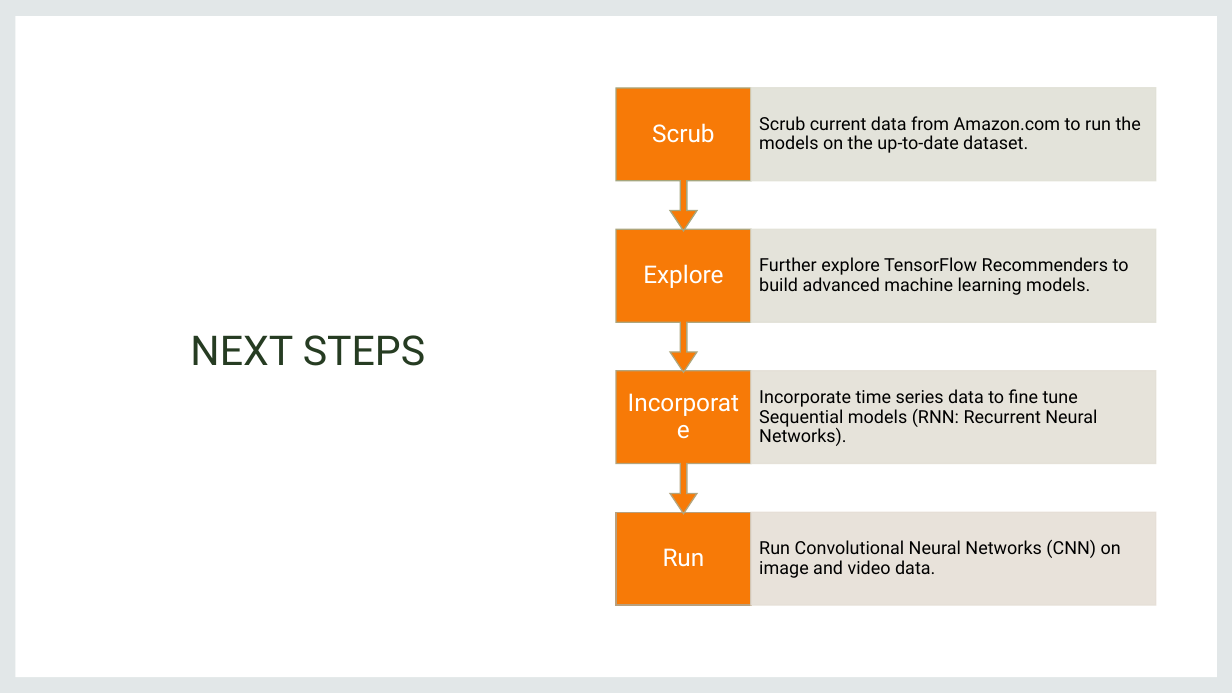
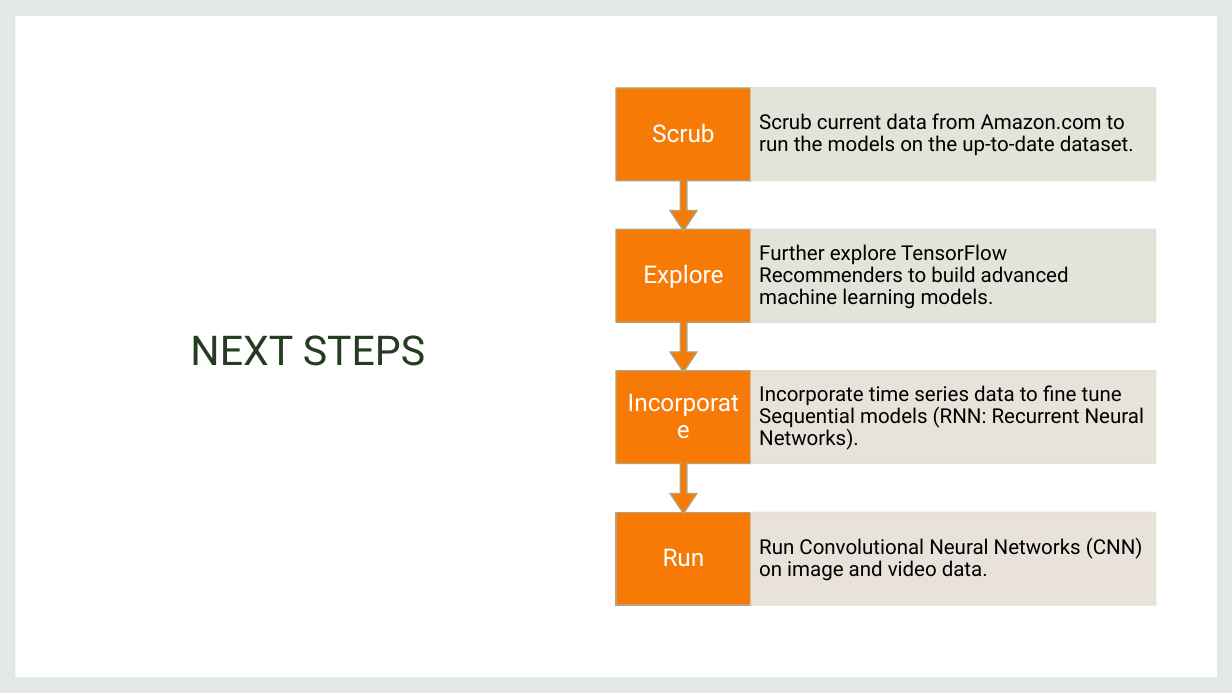
Before and after one commit to rusalka013/Amazon_Rec_Systems, a slide deck: slide 11 of Presentation1.pptx. Drawn at 1232x693 pixels with LibreOffice and Linux fonts; fonts in the diff are those of the drawing. Boxes give left, top, right and bottom in pixels: in the first picture for what was removed or moved away, otherwise in the second. Text is boxed around its words. In the diff, an @@ line names an element or a change of style, - is before the commit and + after.

Commit message:
presentation and extra models

```diff
--- a/Presentation1.pptx
+++ b/Presentation1.pptx
@@ size 14 to 16 pt in 4 elements at [759, 538, 1143, 581], [759, 385, 1144, 450], [759, 244, 1069, 309], [759, 113, 1134, 155] @@
```
Also in this commit, not shown: 6 other slides changed, 1 slide added, 1 slide removed, 2 other files.
